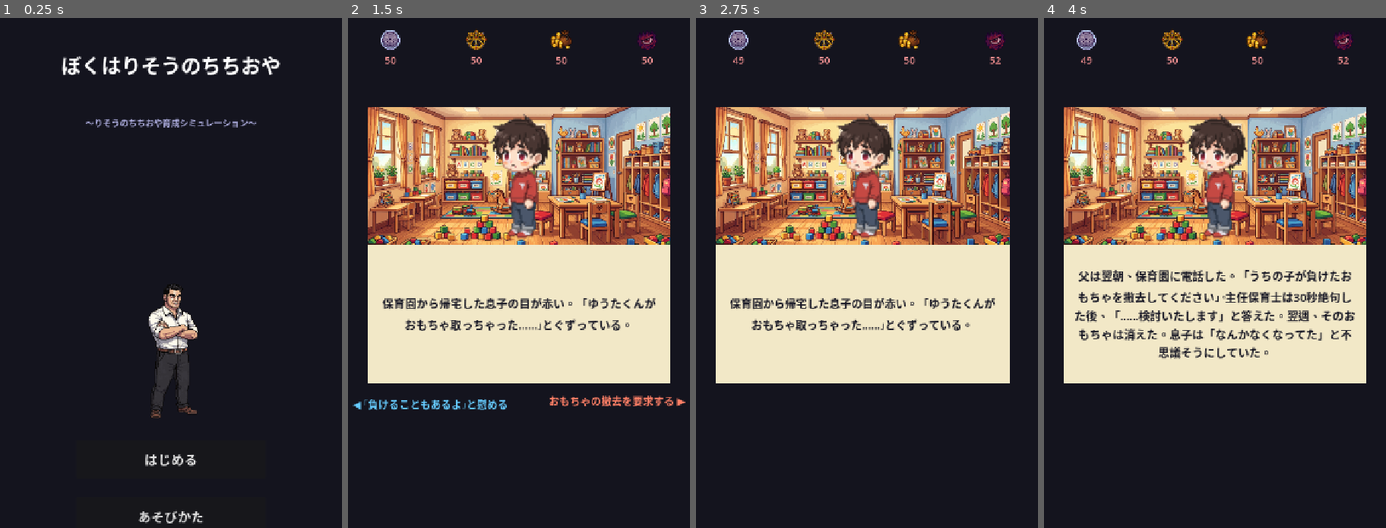
Above: before the commit, frames 1-4 (left to right).
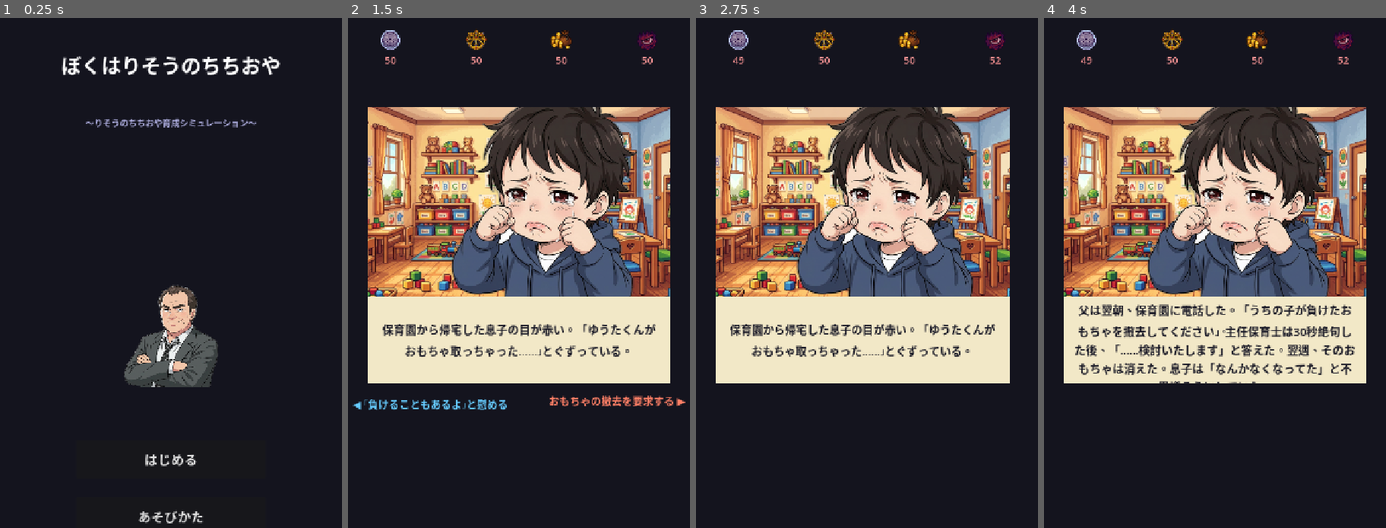
Above: after the commit, the same moments.

Repository: komatubara/boku-wa-risou-no-chichi-oya
Game: Godot game, scene res://scenes/title.tscn
The game is run twice, just before and just after one commit, with the same random seed, the same clock (stepped at 60 frames per second) and the same inputs.
Inputs (mouse positions are in pixels of both pictures, inside the frame that each line leads up to):
- Up to frame 1 (0.25 s): no input
- Up to frame 2 (1.5 s): click "はじめる" at 0.5 s; tap Enter at 1.25 s; move the mouse to (594, 288) at 1.27 s; click (594, 288) at 1.42 s
- Up to frame 3 (2.75 s): tap Space at 2 s; drag from (798, 344) to (849, 436) at 2.02 s
- Up to frame 4 (4 s): move the mouse to (1249, 181) at 2.77 s; click (1249, 181) at 2.92 s; tap Enter at 3.5 s; drag from (1197, 436) to (1112, 227) at 3.52 s

The runs differ from the first frame. In frame 1, 3.5% of the frame differs, in the area x 36-64%, y 52-79%; in frame 2, 33%; in frame 3, 32%; in frame 4, 36%, in the area x 5-95%, y 17-72%.

Commit message:
feat: キャラクター画像をGemini API + rembgで再生成・IMAGE_H を400pxに拡大
- 全キャラクター画像（息子25枚 + 父1枚）をGemini APIで再生成し、
  rembgで背景除去した透過PNG（733×400px）に差し替え
- scripts/generate_char_images.py を新規追加（生成スクリプト）
- card_ui.gd: IMAGE_H 290 → 400、コメント更新
- title.gd: father.png 表示ボックスを 300×300 → 400×220 に調整
- ending.gd: father.png 表示ボックスを 220×220 → 360×200 に調整
- ゲーム仕様書.md: ビジュアル方針・アセット進捗を更新

Co-Authored-By: Claude Sonnet 4.6 <noreply@anthropic.com>

Diff:
--- a/scripts/card_ui.gd
+++ b/scripts/card_ui.gd
@@ -27,7 +27,7 @@
 var _left_hint: Label
 var _right_hint: Label
 
-const IMAGE_H := 290.0  # カード上部のキャラクター画像エリア高さ
+const IMAGE_H := 400.0  # カード上部のキャラクター画像エリア高さ
 
 var _card_data: Dictionary = {}
 var _drag_start: Vector2 = Vector2.ZERO
@@ -50,7 +50,7 @@
 	_card_panel.clip_contents = true  # 子ノードをカード内にクリップ
 	add_child(_card_panel)
 
-	# カード背景画像（キャラクター画像エリアと同じ上部290pxに収める）
+	# カード背景画像（キャラクター画像エリアと同じ上部400pxに収める）
 	_card_bg = TextureRect.new()
 	_card_bg.expand_mode = TextureRect.EXPAND_KEEP_SIZE
 	_card_bg.stretch_mode = TextureRect.STRETCH_KEEP_ASPECT_COVERED  # 比率を保ちつつ枠を埋める
--- a/scripts/ending.gd
+++ b/scripts/ending.gd
@@ -57,8 +57,8 @@
 		rect.texture = tex
 		rect.expand_mode = TextureRect.EXPAND_IGNORE_SIZE
 		rect.stretch_mode = TextureRect.STRETCH_KEEP_ASPECT_CENTERED
-		rect.size = Vector2(220, 220)
-		rect.position = Vector2(250, 700)
+		rect.size = Vector2(360, 200)
+		rect.position = Vector2(180, 710)
 		add_child(rect)
 
 	# 「もう一度」ボタン
--- a/scripts/title.gd
+++ b/scripts/title.gd
@@ -24,8 +24,8 @@
 	rect.texture = tex
 	rect.expand_mode = TextureRect.EXPAND_IGNORE_SIZE
 	rect.stretch_mode = TextureRect.STRETCH_KEEP_ASPECT_CENTERED
-	rect.size = Vector2(300, 300)
-	rect.position = Vector2(210, 560)
+	rect.size = Vector2(400, 220)
+	rect.position = Vector2(160, 570)
 	add_child(rect)
 
 
Binary file changed: assets/images/cards/adult/ad_01.png
Binary file changed: assets/images/cards/adult/ad_02.png
Binary file changed: assets/images/cards/adult/ad_03.png
Binary file changed: assets/images/cards/adult/ad_04.png
Binary file changed: assets/images/cards/adult/ad_05.png
Binary file changed: assets/images/cards/elementary/elem_01.png
Binary file changed: assets/images/cards/elementary/elem_02.png
Binary file changed: assets/images/cards/elementary/elem_03.png
Binary file changed: assets/images/cards/elementary/elem_04.png
Binary file changed: assets/images/cards/elementary/elem_05.png
Binary file changed: assets/images/cards/high_school/hs_01.png
Binary file changed: assets/images/cards/high_school/hs_02.png
(and 16 more such lines)
